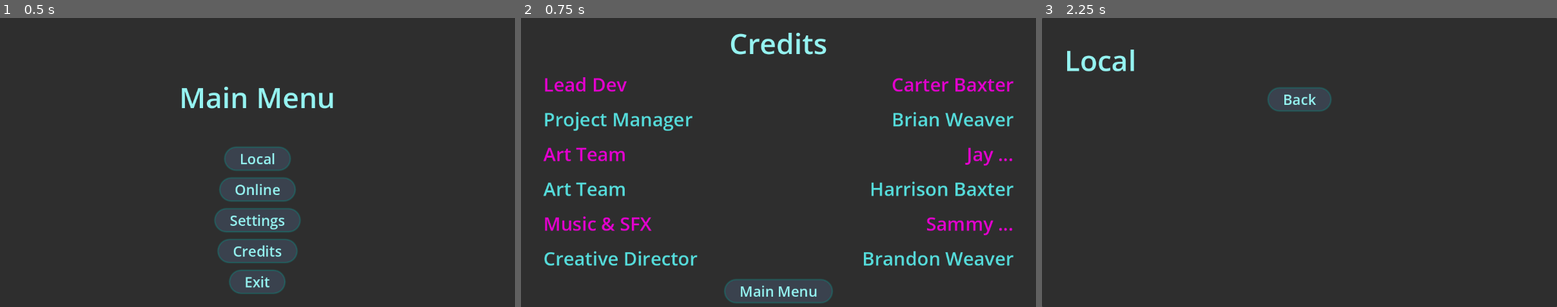
Above: before the commit, frames 1-3 (left to right).
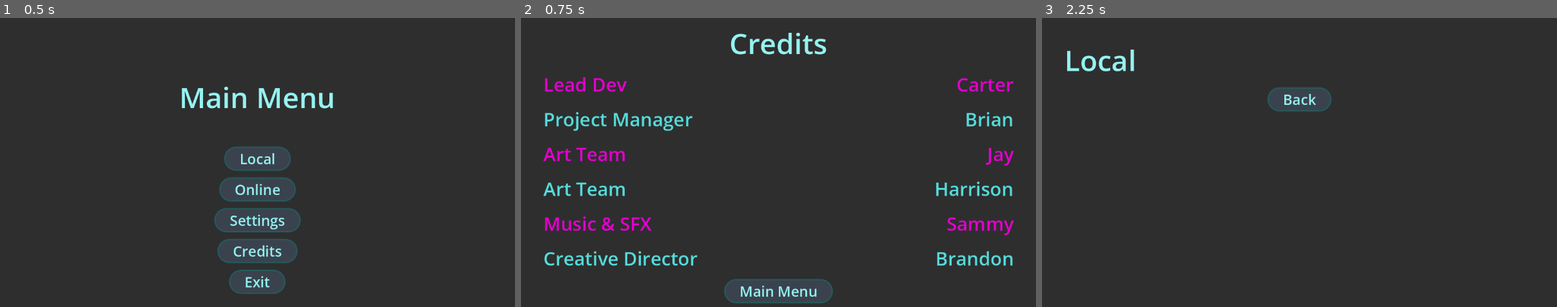
Above: after the commit, the same moments.

Repository: CarterBaxter/Company-Game
Game: Godot game, scene res://Scenes/Main Scenes/main_menu.tscn
The game is run twice, just before and just after one commit, with the same random seed, the same clock (stepped at 60 frames per second) and the same inputs. Sound files missing from this copy of the repository are replaced by a short silence.
Inputs:
- Up to frame 1 (0.5 s): no input
- Up to frame 2 (0.75 s): click "Credits" at 0.5 s
- Up to frame 3 (2.25 s): click "Main Menu" at 1.25 s; click "Local" at 2 s

Frame 1 is identical in both runs. In frame 2, 3.0% of the frame differs, in the area x 66-96%, y 20-86%; in frame 3, nothing differs.

Commit message:
removing last names

Diff:
--- a/Scenes/Main Scenes/credits.tscn
+++ b/Scenes/Main Scenes/credits.tscn
@@ -51,7 +51,7 @@
 [node name="Name" type="Label" parent="PanelContainer/MarginContainer/Seperator/Roles/RoleLine"]
 layout_mode = 2
 theme_override_colors/font_color = Color(0.888016, 0.000302646, 0.809442, 1)
-text = "Carter Baxter"
+text = "Carter"
 
 [node name="RoleLine2" type="HBoxContainer" parent="PanelContainer/MarginContainer/Seperator/Roles"]
 layout_mode = 2
@@ -67,7 +67,7 @@
 layout_mode = 2
 size_flags_horizontal = 10
 theme_override_colors/font_color = Color(0.334099, 0.863583, 0.85973, 1)
-text = "Brian Weaver"
+text = "Brian"
 
 [node name="RoleLine3" type="HBoxContainer" parent="PanelContainer/MarginContainer/Seperator/Roles"]
 layout_mode = 2
@@ -83,7 +83,7 @@
 layout_mode = 2
 size_flags_horizontal = 10
 theme_override_colors/font_color = Color(0.888016, 0.000302646, 0.809442, 1)
-text = "Jay ..."
+text = "Jay"
 
 [node name="RoleLine4" type="HBoxContainer" parent="PanelContainer/MarginContainer/Seperator/Roles"]
 layout_mode = 2
@@ -99,7 +99,7 @@
 layout_mode = 2
 size_flags_horizontal = 10
 theme_override_colors/font_color = Color(0.334099, 0.863583, 0.85973, 1)
-text = "Harrison Baxter"
+text = "Harrison"
 
 [node name="RoleLine5" type="HBoxContainer" parent="PanelContainer/MarginContainer/Seperator/Roles"]
 layout_mode = 2
@@ -115,7 +115,7 @@
 layout_mode = 2
 size_flags_horizontal = 10
 theme_override_colors/font_color = Color(0.888016, 0.000302646, 0.809442, 1)
-text = "Sammy ..."
+text = "Sammy"
 
 [node name="RoleLine6" type="HBoxContainer" parent="PanelContainer/MarginContainer/Seperator/Roles"]
 layout_mode = 2
@@ -131,7 +131,7 @@
 layout_mode = 2
 size_flags_horizontal = 10
 theme_override_colors/font_color = Color(0.334099, 0.863583, 0.85973, 1)
-text = "Brandon Weaver"
+text = "Brandon"
 
 [node name="MainMenu" type="Button" parent="PanelContainer/MarginContainer/Seperator"]
 layout_mode = 2
